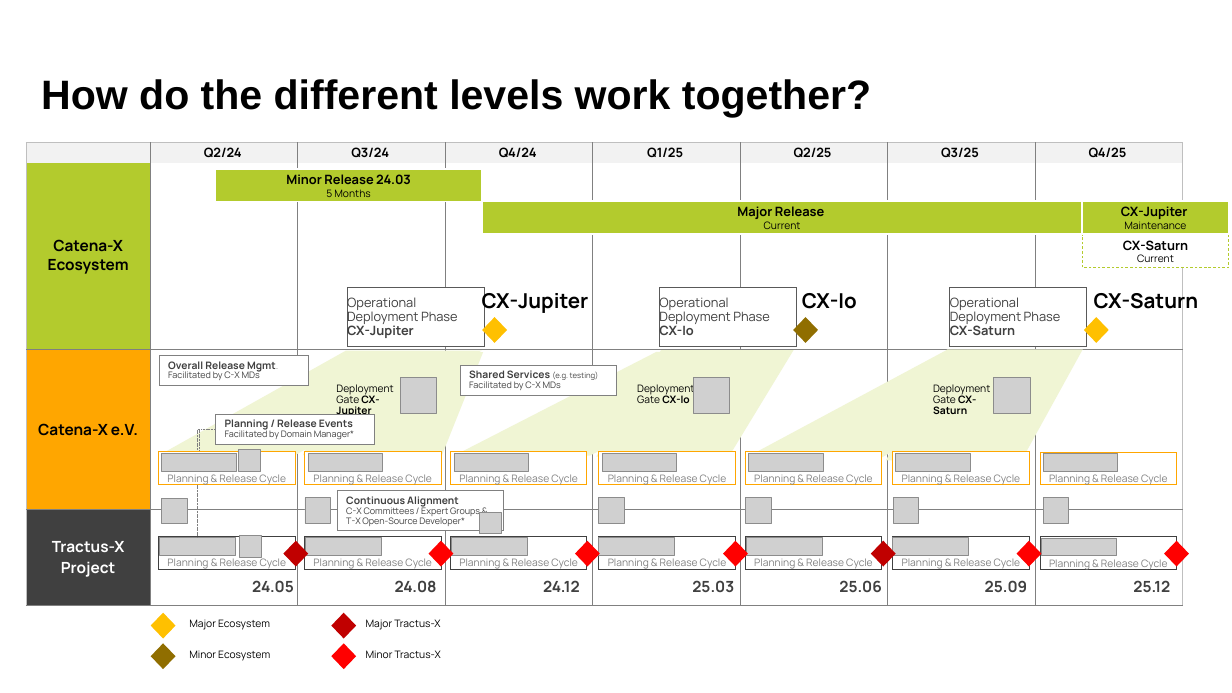
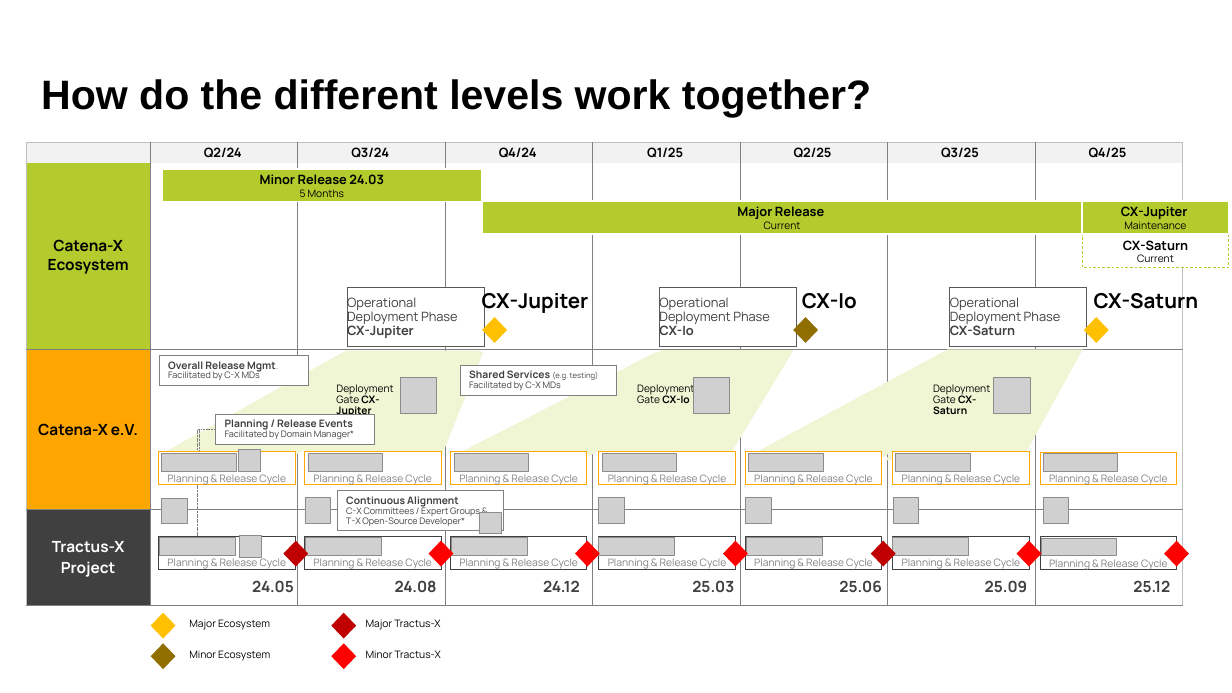
Before and after one commit to catenax-eV/catenax-ev.github.io, a slide deck: slide 1 of docs/operating-model/how-life-cycle-management/assets/how-life-cycle-management.pptx. Drawn at 1232x693 pixels with LibreOffice and Linux fonts; fonts in the diff are those of the drawing; grey boxes stand for pictures; background and template pictures are left out. Boxes give left, top, right and bottom in pixels: in the first picture for what was removed or moved away, otherwise in the second. Text is boxed around its words. In the diff, an @@ line names an element or a change of style, - is before the commit and + after.

```diff
--- a/docs/operating-model/how-life-cycle-management/assets/how-life-cycle-management.pptx
+++ b/docs/operating-model/how-life-cycle-management/assets/how-life-cycle-management.pptx
@@ rectangle "Minor Release 24.03": place and size @@
-rectangle "Minor Release 24.03" at (215,169,482,201)
+rectangle "Minor Release 24.03" at (162,169,482,201)
```
Also in this commit, not shown: 1 other slide changed, 2 slides added, 10 other files.
